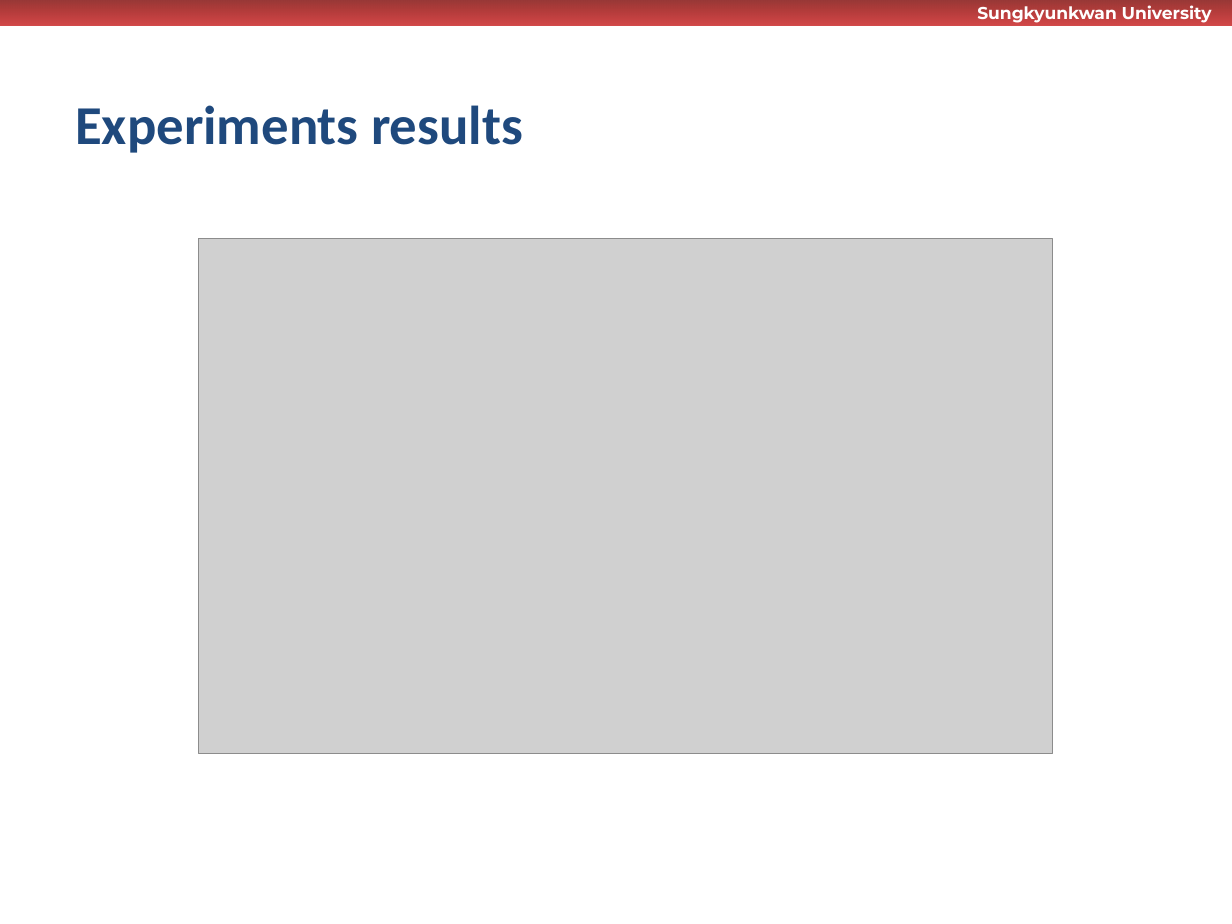
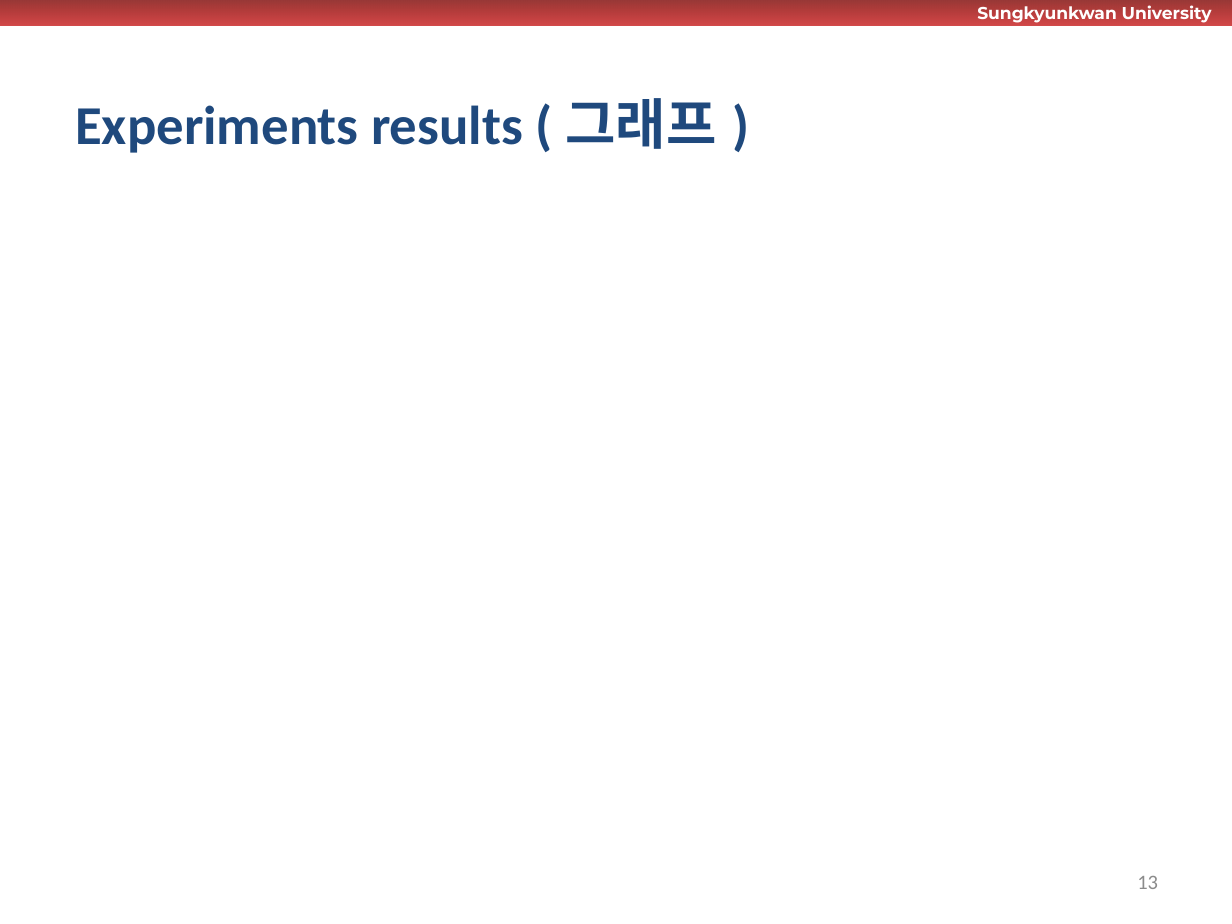
Before and after one commit to wurikiji/tutorial2-dev, a slide deck: slide 13 of docs/1차_완료_및_테스트.pptx (slide 10 before the commit). Drawn at 1232x924 pixels with LibreOffice and Linux fonts; fonts in the diff are those of the drawing; grey boxes stand for pictures; background and template pictures are left out. Boxes give left, top, right and bottom in pixels: in the first picture for what was removed or moved away, otherwise in the second. Text is boxed around its words. In the diff, an @@ line names an element or a change of style, - is before the commit and + after.

```diff
--- a/docs/1차_완료_및_테스트.pptx
+++ b/docs/1차_완료_및_테스트.pptx
@@ title at [75, 98, 717, 153]: text changed @@
-Experiments results
+Experiments results ( 그래프 )
@@ picture removed at [198, 239, 1052, 754] @@
@@ page number added at [1137, 876, 1158, 889], 12 pt, text #8C8C8C @@
+13
```
Also in this commit, not shown: 10 other slides changed, 6 slides added, 1 slide removed.
